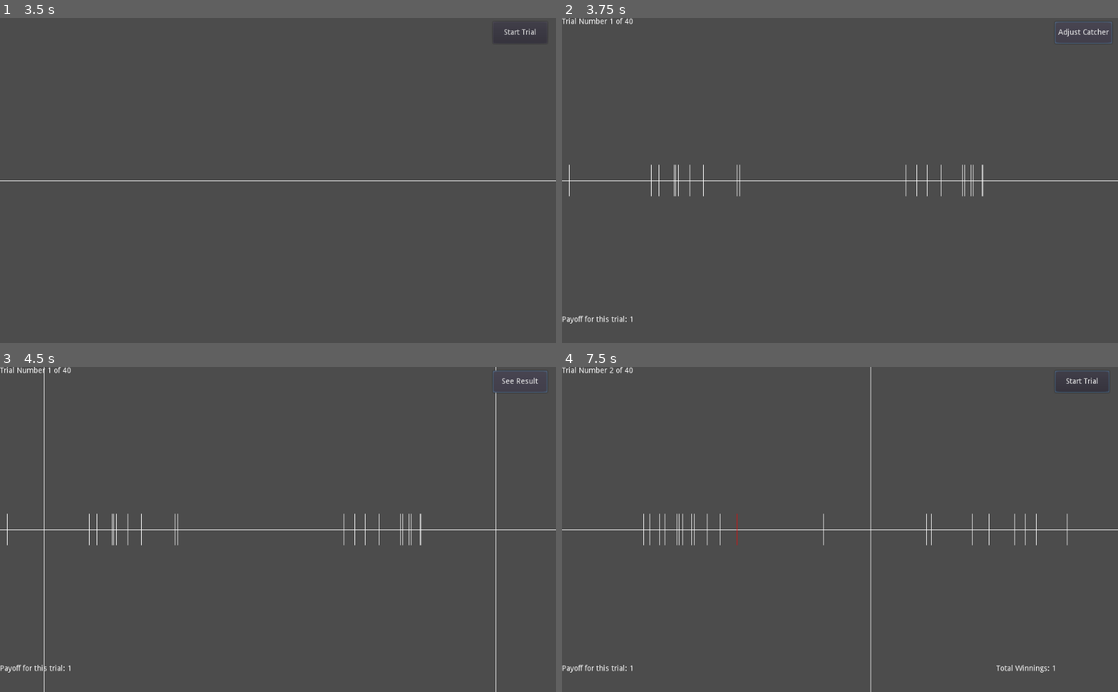
Above: before the commit, frames 1-4 (two rows, left to right).
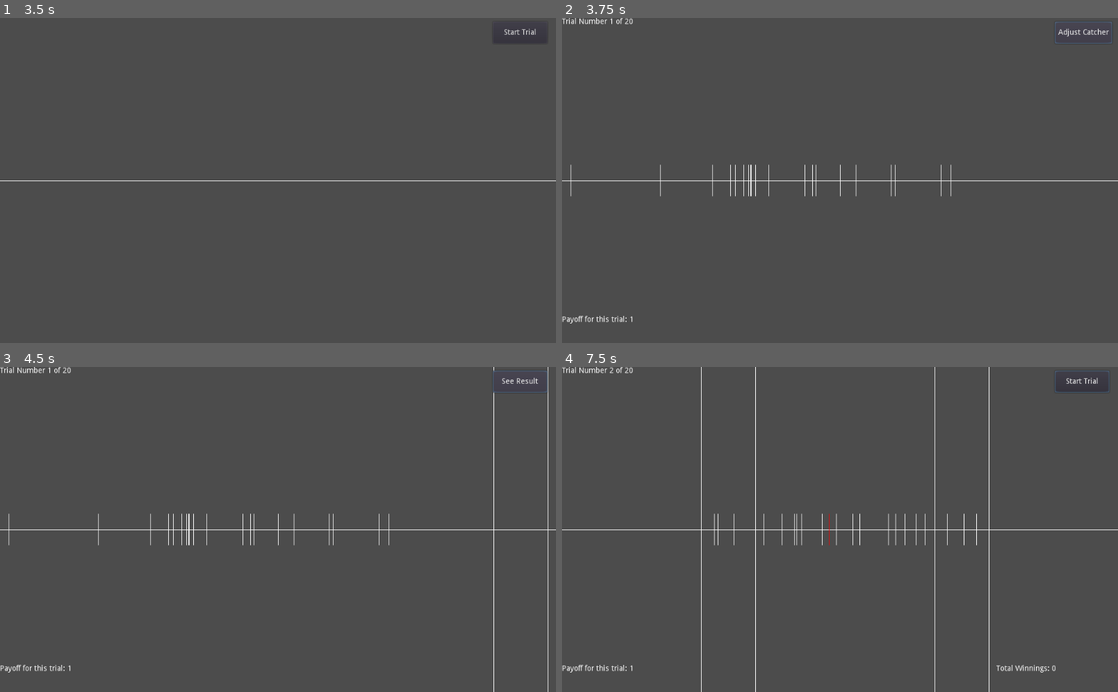
Above: after the commit, the same moments.

Repository: pb6191/bimodalGame
Game: Godot game, scene res://Menu.tscn
The game is run twice, just before and just after one commit, with the same random seed, the same clock (stepped at 60 frames per second) and the same inputs.
Inputs (mouse positions are in pixels of both pictures, inside the frame that each line leads up to):
- Up to frame 1 (3.5 s): click (433, 138) at 0.52 s; type "12" at 0.6 s; click "START" at 1.25 s; click (111, 96) at 2.02 s; type "12" at 2.1 s; click (111, 148) at 2.25 s; type "12" at 2.33 s; click (111, 203) at 2.48 s; type "12" at 2.57 s; click "NEXT" at 2.75 s
- Up to frame 2 (3.75 s): click "Start Trial" at 3.5 s
- Up to frame 3 (4.5 s): click "Adjust Catcher" at 4.25 s
- Up to frame 4 (7.5 s): click "See Result" at 5 s; click "Start Trial" at 5.75 s; tap Enter at 6.5 s; move the mouse to (962, 513) at 6.52 s; hold Right (ui_right) 6.53-7.28 s; click (962, 513) at 6.6 s; tap Space at 7.25 s; move the mouse to (728, 545) at 7.27 s; hold Left (ui_left) from 7.28 s (still down); click (728, 545) at 7.35 s

Frame 1 is identical in both runs. In frame 2, 0.6% of the frame differs, in the area x 1-76%, y 0-55%; in frame 3, 1.0%; in frame 4, 1.4%, in the area x 11-91%, y 0-100%.

Commit message:
add multiple catcher placement

Diff:
--- a/Button.gd
+++ b/Button.gd
@@ -48,11 +48,13 @@
 	global.samArr = global.sample.split(",")
 	global.participCode = $"../LineEdit7".text
 	if global.back2backDesign == 1:
-		global.disArr = ["500", "0"]
+		global.disArr = ["0"]
 		#std dev is doubled if the distance between peaks is 0
+		#separate logic if distance >= 600
 		global.devArr = ["83"]
 		global.proArr = ["50"]
-		global.catArr = ["832"]
+		#global.catArr = ["832"]
+		global.catArr = ["100"]
 		global.payArr = ["1"]
 		global.samArr = ["20"]
 		global.trials = 20
--- a/Intermid.tscn
+++ b/Intermid.tscn
@@ -16,7 +16,7 @@
 margin_right = 486.0
 margin_bottom = 206.0
 rect_scale = Vector2( 2, 2 )
-text = "Now, you get a smaller catcher to play the same game."
+text = "Now, the game gets more interesting."
 
 [node name="ButtonIntermed" type="Button" parent="."]
 margin_left = 392.862
--- a/IntermidScrn.gd
+++ b/IntermidScrn.gd
@@ -17,11 +17,13 @@
 
 
 func _on_ButtonIntermed_pressed():
-	global.disArr = ["500", "0"]
+	global.disArr = ["500", "0", "666"]
 	#std dev is doubled if the distance between peaks is 0
+	#separate logic if distance >= 600
 	global.devArr = ["83"]
 	global.proArr = ["50"]
-	global.catArr = ["332", "832"]
+	#global.catArr = ["332", "832"]
+	global.catArr = ["100"]
 	global.payArr = ["1"]
 	global.samArr = ["20"]
 	global.trials = 20
--- a/Main.gd
+++ b/Main.gd
@@ -23,6 +23,8 @@
 var rng6 = RandomNumberGenerator.new()
 var rng2 = RandomNumberGenerator.new()
 var rng3 = RandomNumberGenerator.new()
+var rng4 = RandomNumberGenerator.new()
+var rng5 = RandomNumberGenerator.new()
 var rng = RandomNumberGenerator.new()
 var tempOdd
 var tempIndex
@@ -35,9 +37,21 @@
 
 var traceFolder
 var traceFolderName
+var catchFolder
+var catchFolderName
 var characters = 'abcdefghijklmnopqrstuvwxyz'
 var temp
 var temp2
+var temp3
+var temp4
+var catchersp2
+var catchersp3
+
+var readyclick = 0
+var catcheroutside = 0
+var offset
+var numcatchers
+var greenlist
 
 # Called when the node enters the scene tree for the first time.
 func _ready():
@@ -48,6 +62,7 @@
 	else:
 		global.win = 0
 	traceFolderName = generate_word(characters, 10)
+	catchFolderName = generate_word(characters, 10)
 	disArr1 = global.disArr
 	devArr1 = global.devArr
 	proArr1 = global.proArr
@@ -73,7 +88,9 @@
 		FULLindexArr1.push_back(i8)
 	for k in int(totalTrials):
 		rng6.randomize()
+		rng6.seed
 		tempIndex = rng6.randi_range(0, (int(totalTrials)-1))
+		print("tempinde"+str(tempIndex))
 		tempOdd = FULLindexArr1[k]
 		FULLindexArr1[k] = FULLindexArr1[tempIndex]
 		FULLindexArr1[tempIndex] = tempOdd
@@ -85,26 +102,61 @@
 # Called every frame. 'delta' is the elapsed time since the previous frame.
 func _process(delta):
 	if $"Button".text == txt3:
-		if Input.is_action_pressed("ui_right"):
-			$"Sprite2".position.x +=1
-			$"Sprite3".position.x +=1
-		if Input.is_action_pressed("ui_left"):
-			$"Sprite2".position.x -=1
-			$"Sprite3".position.x -=1
+		#if Input.is_action_pressed("ui_right"):
+		#	$"Sprite2".position.x +=1
+		#	$"Sprite3".position.x +=1
+		#if Input.is_action_pressed("ui_left"):
+		#	$"Sprite2".position.x -=1
+		#	$"Sprite3".position.x -=1
+		if InputEventMouseMotion:
+			if catcheroutside == 0:
+				$"Sprite2".position.x = get_global_mouse_position().x - int(FULLcatArr1[FULLindexArr1[trialNum]]/2)
+				$"Sprite3".position.x = get_global_mouse_position().x + int(FULLcatArr1[FULLindexArr1[trialNum]]/2)
+			else:
+				$"Sprite2".position.x = -20
+				$"Sprite3".position.x = -20
+		if Input.is_action_just_pressed("lmb"):
+			readyclick = 1
+		if Input.is_action_just_released("lmb") and readyclick == 1:
+			readyclick = 0
+			spawnOneCatcher()
 
 func getX():
 	rng2.randomize()
 	rng3.randomize()
-	if rng3.randi_range(1, 100) <= FULLproArr1[FULLindexArr1[trialNum]]:
-		if (global.back2backDesign == 1 and int(FULLdisArr1[FULLindexArr1[trialNum]]) == 0):
-			tempX = 500 + int(rng2.randfn(0.0, (2*FULLdevArr1[FULLindexArr1[trialNum]]))) - int(FULLdisArr1[FULLindexArr1[trialNum]]/2)
-		else:
-			tempX = 500 + int(rng2.randfn(0.0, FULLdevArr1[FULLindexArr1[trialNum]])) - int(FULLdisArr1[FULLindexArr1[trialNum]]/2)
+	rng4.randomize()
+	# currently getting the seeds, can later set the seeds to reproduce same point patterns
+	rng2.seed
+	rng3.seed
+	rng4.seed
+	if FULLdisArr1[FULLindexArr1[trialNum]] < 600:
+		if rng3.randi_range(1, 100) <= FULLproArr1[FULLindexArr1[trialNum]]:
+			if (global.back2backDesign == 1 and int(FULLdisArr1[FULLindexArr1[trialNum]]) == 0):
+				tempX = offset + int(rng2.randfn(0.0, (2*FULLdevArr1[FULLindexArr1[trialNum]]))) - int(FULLdisArr1[FULLindexArr1[trialNum]]/2)
+			else:
+				tempX = offset + int(rng2.randfn(0.0, FULLdevArr1[FULLindexArr1[trialNum]])) - int(FULLdisArr1[FULLindexArr1[trialNum]]/2)
+		else:
+			if (global.back2backDesign == 1 and int(FULLdisArr1[FULLindexArr1[trialNum]]) == 0):
+				tempX = offset + int(rng2.randfn(0.0, (2*FULLdevArr1[FULLindexArr1[trialNum]]))) + int(FULLdisArr1[FULLindexArr1[trialNum]]/2)
+			else:
+				tempX = offset + int(rng2.randfn(0.0, FULLdevArr1[FULLindexArr1[trialNum]])) + int(FULLdisArr1[FULLindexArr1[trialNum]]/2)
 	else:
-		if (global.back2backDesign == 1 and int(FULLdisArr1[FULLindexArr1[trialNum]]) == 0):
-			tempX = 500 + int(rng2.randfn(0.0, (2*FULLdevArr1[FULLindexArr1[trialNum]]))) + int(FULLdisArr1[FULLindexArr1[trialNum]]/2)
-		else:
-			tempX = 500 + int(rng2.randfn(0.0, FULLdevArr1[FULLindexArr1[trialNum]])) + int(FULLdisArr1[FULLindexArr1[trialNum]]/2)
+		if rng4.randi_range(1, 99) <= 33:
+			if (global.back2backDesign == 1):
+				tempX = offset + int(rng2.randfn(0.0, (0.6666*FULLdevArr1[FULLindexArr1[trialNum]])))
+			else:
+				tempX = offset + int(rng2.randfn(0.0, FULLdevArr1[FULLindexArr1[trialNum]]))
+		else:
+			if rng3.randi_range(1, 100) <= FULLproArr1[FULLindexArr1[trialNum]]:
+				if (global.back2backDesign == 1):
+					tempX = offset + int(rng2.randfn(0.0, (0.6666*FULLdevArr1[FULLindexArr1[trialNum]]))) - int(FULLdisArr1[FULLindexArr1[trialNum]]/2)
+				else:
+					tempX = offset + int(rng2.randfn(0.0, FULLdevArr1[FULLindexArr1[trialNum]])) - int(FULLdisArr1[FULLindexArr1[trialNum]]/2)
+			else:
+				if (global.back2backDesign == 1):
+					tempX = offset + int(rng2.randfn(0.0, (0.6666*FULLdevArr1[FULLindexArr1[trialNum]]))) + int(FULLdisArr1[FULLindexArr1[trialNum]]/2)
+				else:
+					tempX = offset + int(rng2.randfn(0.0, FULLdevArr1[FULLindexArr1[trialNum]])) + int(FULLdisArr1[FULLindexArr1[trialNum]]/2)
 	return tempX
 
 
@@ -135,14 +187,101 @@
 		$"RichTextLabel2".text = "Total Winnings: "+str(global.win)
 		get_node("Node/"+traceFolderName).add_child(temp2)
 
+func spawnModes():
+	if FULLdisArr1[FULLindexArr1[trialNum]] >= 600:
+		if has_node("Spritedot"):
+			temp2 = $"Spritedot".duplicate()
+			temp2.set_name(generate_word(characters, 10))
+			temp2.position.x = offset
+			temp3 = $"Spritedot".duplicate()
+			temp3.set_name(generate_word(characters, 10))
+			temp3.position.x = offset - int(FULLdisArr1[FULLindexArr1[trialNum]]/2)
+			temp4 = $"Spritedot".duplicate()
+			temp4.set_name(generate_word(characters, 10))
+			temp4.position.x = offset + int(FULLdisArr1[FULLindexArr1[trialNum]]/2)
+			if (numcatchers == 3 and temp2.position.x in greenlist and temp3.position.x in greenlist and temp4.position.x in greenlist):
+				global.win += FULLpayArr1[FULLindexArr1[trialNum]]
+				$"AudioStreamPlayerW".play()
+				temp2.modulate = Color( 0, 1, 0, 1 )
+				temp3.modulate = Color( 0, 1, 0, 1 )
+				temp4.modulate = Color( 0, 1, 0, 1 )
+			else:
+				$"AudioStreamPlayerL".play()
+				temp2.modulate = Color( 1, 0, 0, 1 )
+				temp3.modulate = Color( 1, 0, 0, 1 )
+				temp4.modulate = Color( 1, 0, 0, 1 )
+			$"RichTextLabel2".text = "Total Winnings: "+str(global.win)
+			get_node("Node/"+traceFolderName).add_child(temp2)
+			get_node("Node/"+traceFolderName).add_child(temp3)
+			get_node("Node/"+traceFolderName).add_child(temp4)
+	elif FULLdisArr1[FULLindexArr1[trialNum]] == 0:
+		if has_node("Spritedot"):
+			temp2 = $"Spritedot".duplicate()
+			temp2.set_name(generate_word(characters, 10))
+			temp2.position.x = offset
+			if (numcatchers == 1 and temp2.position.x in greenlist):
+				global.win += FULLpayArr1[FULLindexArr1[trialNum]]
+				$"AudioStreamPlayerW".play()
+				temp2.modulate = Color( 0, 1, 0, 1 )
+			else:
+				$"AudioStreamPlayerL".play()
+				temp2.modulate = Color( 1, 0, 0, 1 )
+			$"RichTextLabel2".text = "Total Winnings: "+str(global.win)
+			get_node("Node/"+traceFolderName).add_child(temp2)
+	else:
+		if has_node("Spritedot"):
+			temp3 = $"Spritedot".duplicate()
+			temp3.set_name(generate_word(characters, 10))
+			temp3.position.x = offset - int(FULLdisArr1[FULLindexArr1[trialNum]]/2)
+			temp4 = $"Spritedot".duplicate()
+			temp4.set_name(generate_word(characters, 10))
+			temp4.position.x = offset + int(FULLdisArr1[FULLindexArr1[trialNum]]/2)
+			if (numcatchers == 2 and temp3.position.x in greenlist and temp4.position.x in greenlist):
+				global.win += FULLpayArr1[FULLindexArr1[trialNum]]
+				$"AudioStreamPlayerW".play()
+				temp3.modulate = Color( 0, 1, 0, 1 )
+				temp4.modulate = Color( 0, 1, 0, 1 )
+			else:
+				$"AudioStreamPlayerL".play()
+				temp3.modulate = Color( 1, 0, 0, 1 )
+				temp4.modulate = Color( 1, 0, 0, 1 )
+			$"RichTextLabel2".text = "Total Winnings: "+str(global.win)
+			get_node("Node/"+traceFolderName).add_child(temp3)
+			get_node("Node/"+traceFolderName).add_child(temp4)
+
+func spawnOneCatcher():
+	print("catcher placed")
+	numcatchers += 1
+	for n1 in range($"Sprite2".position.x, $"Sprite3".position.x):
+		greenlist.append(n1)
+	if has_node("Sprite2"):
+		catchersp2 = $"Sprite2".duplicate()
+		catchersp2.set_name(generate_word(characters, 10))
+		get_node("Catcher/"+catchFolderName).add_child(catchersp2)
+	if has_node("Sprite3"):
+		catchersp3 = $"Sprite3".duplicate()
+		catchersp3.set_name(generate_word(characters, 10))
+		get_node("Catcher/"+catchFolderName).add_child(catchersp3)
+
 func _on_Button_pressed():
 	if $"Button".text == txt1 and freshPress == true:
 		freshPress = false
 		trialNum +=1
+		#rng4.randomize()
+		rng4.seed
+		offset = 500 + rng4.randi_range(-35, 35)
 		$"RichTextLabel".text = "Trial Number "+str(trialNum+1)+" of "+str(totalTrials)
 		$"RichTextLabel3".text = "Payoff for this trial: "+str(FULLpayArr1[FULLindexArr1[trialNum]])
 		$"Sprite2".visible = false
 		$"Sprite3".visible = false
+		for i4 in $"Catcher".get_children():
+			i4.free()
+		if has_node("Catcher/"+catchFolderName):
+			get_node("Catcher/"+catchFolderName).free()
+		if has_node("Catcher"):
+			catchFolder = $"Catcher2".duplicate()
+			catchFolder.set_name(catchFolderName)
+			$"Catcher".add_child(catchFolder)
 		for i2 in $"Node".get_children():
 			i2.free()
 		if has_node("Node/"+traceFolderName):
@@ -152,6 +291,10 @@
 			traceFolder.set_name(traceFolderName)
 			$"Node".add_child(traceFolder)
 		spawnCookies()
+		readyclick = 0
+		catcheroutside = 0
+		numcatchers = 0
+		greenlist = []
 		$"AudioStreamPlayerS".play()
 		$"Button".text = txt2
 	if $"Button".text == txt2 and freshPress == true:
@@ -164,7 +307,8 @@
 		$"Button".text = txt3
 	if $"Button".text == txt3 and freshPress == true:
 		freshPress = false
-		spawnOne()
+		#spawnOne()
+		spawnModes()
 		if (trialNum+1)==totalTrials:
 			$"Button".text = "Main Screen"
 		else:
@@ -190,3 +334,11 @@
 		rng.randomize()
 		word += chars[rng.randi_range(0, (n_char-1))]
 	return word
+
+
+func _on_Button_mouse_entered():
+	catcheroutside = 1
+
+
+func _on_Button_mouse_exited():
+	catcheroutside = 0
--- a/Main.tscn
+++ b/Main.tscn
@@ -77,5 +77,11 @@
 
 [node name="AudioStreamPlayerS" type="AudioStreamPlayer" parent="."]
 stream = ExtResource( 6 )
+
+[node name="Catcher" type="Node" parent="."]
+
+[node name="Catcher2" type="Node" parent="."]
 [connection signal="button_down" from="Button" to="." method="_on_Button_button_down"]
+[connection signal="mouse_entered" from="Button" to="." method="_on_Button_mouse_entered"]
+[connection signal="mouse_exited" from="Button" to="." method="_on_Button_mouse_exited"]
 [connection signal="pressed" from="Button" to="." method="_on_Button_pressed"]
--- a/project.godot
+++ b/project.godot
@@ -23,6 +23,22 @@
 
 global="*res://global.gd"
 
+[input]
+
+ui_accept={
+"deadzone": 0.5,
+"events": [ Object(InputEventKey,"resource_local_to_scene":false,"resource_name":"","device":0,"alt":false,"shift":false,"control":false,"meta":false,"command":false,"pressed":false,"scancode":16777221,"unicode":0,"echo":false,"script":null)
+, Object(InputEventKey,"resource_local_to_scene":false,"resource_name":"","device":0,"alt":false,"shift":false,"control":false,"meta":false,"command":false,"pressed":false,"scancode":16777222,"unicode":0,"echo":false,"script":null)
+, Object(InputEventKey,"resource_local_to_scene":false,"resource_name":"","device":0,"alt":false,"shift":false,"control":false,"meta":false,"command":false,"pressed":false,"scancode":32,"unicode":0,"echo":false,"script":null)
+, Object(InputEventJoypadButton,"resource_local_to_scene":false,"resource_name":"","device":0,"button_index":0,"pressure":0.0,"pressed":false,"script":null)
+ ]
+}
+lmb={
+"deadzone": 0.5,
+"events": [ Object(InputEventMouseButton,"resource_local_to_scene":false,"resource_name":"","device":0,"alt":false,"shift":false,"control":false,"meta":false,"command":false,"button_mask":0,"position":Vector2( 0, 0 ),"global_position":Vector2( 0, 0 ),"factor":1.0,"button_index":1,"pressed":false,"doubleclick":false,"script":null)
+ ]
+}
+
 [rendering]
 
 environment/default_environment="res://default_env.tres"
Not shown, changed: export_presets.cfg
